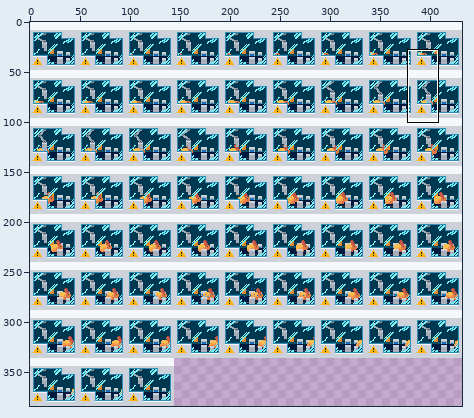
Sprite sheet: Assets/2d/Sprites/Factory/sprite sheet/DroneFactory.png. The picture above shows the old version from afar; the outline marks the close-up.
Close-up. The starting point:
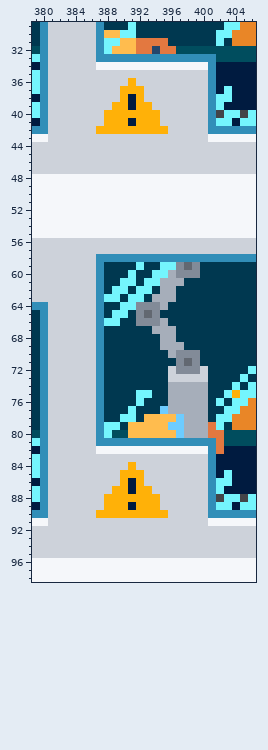
The file is 432x384 pixels. Shown: x 379..406, y 29..98. The commit also changed other parts of the picture, which this record leaves out.
The same view after the edit:
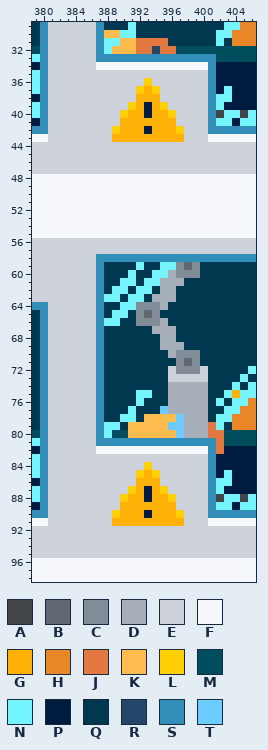
Palette (. is transparent): A #434549  B #626871  C #828b98  D #a6aeba  E #cdd2da  F #f5f7fa  G #ffb108  H #e98627  J #e37840  K #ffbc4e  L #ffcf05  M #004d5e  N #74f5fd  P #001b40  Q #003850  R #25466b  S #318eb8  T #6dccff
Changes in this commit:
Changed rows in their new state; - is an unchanged pixel.
first column x 387:
36 ----E-L----
37 ---EELGL---
38 ---EE-GG---
39 --EEL-PGL--
40 -EEL--P-GL-
41 -EE-G---GG-
42 EEL---P--GL
43 --GGGGGGGGG
first column x 387:
84 ----E-L----
85 ---EELGL---
86 ---EE-GG---
87 --EEL-PGL--
88 -EEL--P-GL-
89 -EE-G---GG-
90 EEL---P--GL
91 --GGGGGGGGG
